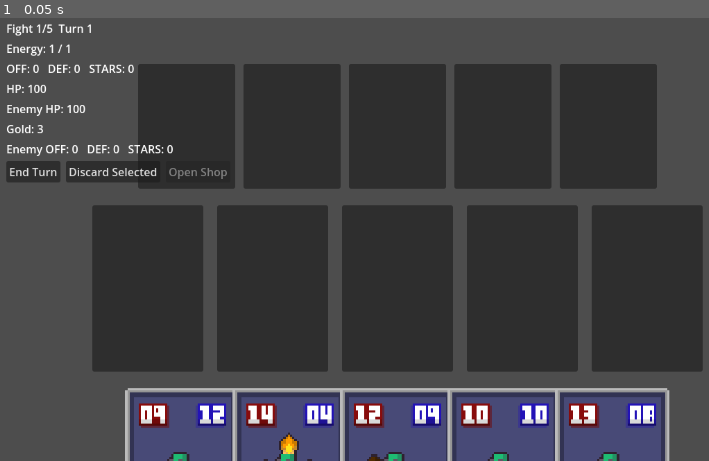
Above: before the commit, frame 1.
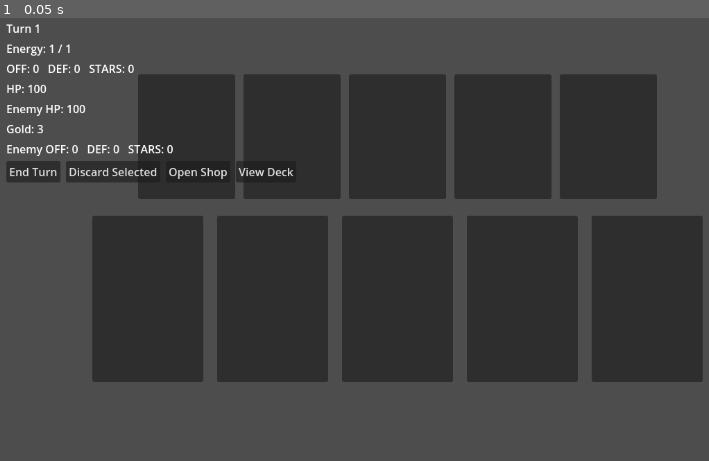
Above: after the commit, the same moment.

Repository: pewdsdamew-tech/goblin-card-game1
Game: Godot game, scene res://scenes/Game.tscn
The game is run twice, just before and just after one commit, with the same random seed, the same clock (stepped at 60 frames per second) and the same inputs.
Inputs:
- Up to frame 1 (0.05 s): no input

The runs differ from the first frame. In frame 1, 19% of the frame differs, in the area x 0-100%, y 1-100%.
Error after the commit: Parse Error: Identifier "_on_deck_toggle_pressed" not declared in the current scope. (res://scripts/Game.gd:144)

Commit message:
Add deck viewer button and shared rarity draws

Diff:
--- a/scenes/Game.tscn
+++ b/scenes/Game.tscn
@@ -70,6 +70,10 @@
 [node name="ShopToggleButton" type="Button" parent="Stats/VBoxContainer/Buttons"]
 layout_mode = 2
 text = "Open Shop"
+
+[node name="DeckButton" type="Button" parent="Stats/VBoxContainer/Buttons"]
+layout_mode = 2
+text = "View Deck"
 
 [node name="VBoxContainer" type="VBoxContainer" parent="."]
 layout_mode = 0
@@ -348,3 +352,38 @@
 layout_mode = 2
 text = "Skip"
 size_flags_horizontal = 4
+
+[node name="DeckOverlay" type="PanelContainer" parent="."]
+visible = false
+layout_mode = 0
+offset_left = 16.0
+offset_top = 420.0
+offset_right = 316.0
+offset_bottom = 760.0
+mouse_filter = 1
+z_index = 95
+
+[node name="DeckVBox" type="VBoxContainer" parent="DeckOverlay"]
+layout_mode = 2
+theme_override_constants/separation = 6
+mouse_filter = 1
+
+[node name="DeckTitle" type="Label" parent="DeckOverlay/DeckVBox"]
+layout_mode = 2
+text = "Draw Pile"
+
+[node name="DeckCountLabel" type="Label" parent="DeckOverlay/DeckVBox"]
+layout_mode = 2
+text = "Cards: 0"
+
+[node name="DeckScroll" type="ScrollContainer" parent="DeckOverlay/DeckVBox"]
+layout_mode = 2
+size_flags_vertical = 3
+mouse_filter = 1
+
+[node name="DeckList" type="VBoxContainer" parent="DeckOverlay/DeckVBox/DeckScroll"]
+layout_mode = 2
+size_flags_horizontal = 3
+size_flags_vertical = 3
+theme_override_constants/separation = 4
+mouse_filter = 1
--- a/scripts/Game.gd
+++ b/scripts/Game.gd
@@ -24,6 +24,10 @@
 @onready var shop_deck_count_label: Label = $ShopOverlay/Panel/VBoxContainer/DeckPanel/DeckCountLabel
 @onready var shop_deck_list: VBoxContainer = $ShopOverlay/Panel/VBoxContainer/DeckPanel/DeckScroll/DeckList
 @onready var shop_sell_button: Button = $ShopOverlay/Panel/VBoxContainer/ShopButtons/SellButton
+@onready var deck_button: Button = $Stats/VBoxContainer/Buttons/DeckButton
+@onready var deck_overlay: PanelContainer = $DeckOverlay
+@onready var deck_count_label: Label = $DeckOverlay/DeckVBox/DeckCountLabel
+@onready var deck_list: VBoxContainer = $DeckOverlay/DeckVBox/DeckScroll/DeckList
 
 var card_scene: PackedScene = preload("res://scenes/Card.tscn")
 var selected_card: Node = null
@@ -50,7 +54,8 @@
 var player_draw_pile: Array[Dictionary] = []
 var player_discard: Array[Dictionary] = []
 var next_card_id: int = 1
-var starting_deck_size: int = 12
+var starting_deck_size: int = 15
+var enemy_deck_size: int = 18
 var enemy_card_pool: Array[Dictionary] = []
 var enemy_deck: Array[Dictionary] = []
 var enemy_hand: Array[Dictionary] = []
@@ -135,6 +140,8 @@
 		shop_reroll_button.pressed.connect(_on_shop_reroll_pressed)
 	if is_instance_valid(shop_sell_button):
 		shop_sell_button.pressed.connect(_on_sell_from_shop_pressed)
+	if is_instance_valid(deck_button):
+		deck_button.pressed.connect(_on_deck_toggle_pressed)
 
 func _on_slot_gui_input(slot: Control, event: InputEvent) -> void:
 	if event is InputEventMouseButton and event.button_index == MOUSE_BUTTON_LEFT and event.pressed:
@@ -668,11 +675,13 @@
 
 
 func _refresh_deck_overlay() -> void:
+	if deck_count_label:
+		deck_count_label.text = "Cards: %d" % player_draw_pile.size()
 	if shop_deck_count_label:
 		shop_deck_count_label.text = "Cards: %d" % player_draw_pile.size()
-	if not shop_deck_list:
-		return
-	for child in shop_deck_list.get_children():
+	if not deck_list:
+		return
+	for child in deck_list.get_children():
 		child.queue_free()
 	for card_data in player_draw_pile:
 		if not (card_data is Dictionary):
@@ -683,7 +692,20 @@
 		var hp := int(card_data.get("hp_max", card_data.get("def", 0)))
 		var entry := Label.new()
 		entry.text = "⭐%d  %s  ATK %d / HP %d" % [stars, card_name, atk, hp]
-		shop_deck_list.add_child(entry)
+		deck_list.add_child(entry)
+	if shop_deck_list:
+		for child in shop_deck_list.get_children():
+			child.queue_free()
+		for card_data in player_draw_pile:
+			if not (card_data is Dictionary):
+				continue
+			var card_name2 := str(card_data.get("name", "Card"))
+			var stars2 := int(card_data.get("stars", 1))
+			var atk2 := int(card_data.get("atk", card_data.get("off", 0)))
+			var hp2 := int(card_data.get("hp_max", card_data.get("def", 0)))
+			var entry2 := Label.new()
+			entry2.text = "⭐%d  %s  ATK %d / HP %d" % [stars2, card_name2, atk2, hp2]
+			shop_deck_list.add_child(entry2)
 
 
 func _with_combat_stats(data: Dictionary) -> Dictionary:
@@ -707,6 +729,19 @@
 	for child in shop_offer_container.get_children():
 		child.queue_free()
 	shop_offer_container.queue_redraw()
+
+
+func _get_weighted_card_data() -> Dictionary:
+	var card_data: Dictionary
+	if card_db and card_db.has_method("get_random_card_weighted"):
+		card_data = card_db.get_random_card_weighted()
+	elif card_db:
+		card_data = card_db.get_random_card()
+	else:
+		card_data = {}
+	if card_data is Dictionary:
+		return _with_combat_stats(card_data)
+	return {}
 
 
 func _is_in_shop_offer(card: Node) -> bool:
@@ -778,11 +813,7 @@
 	if shop_offer_container.get_child_count() > 0 and shop_locked:
 		return
 	for i in range(3):
-		var card_data: Dictionary
-		if card_db.has_method("get_random_card_weighted"):
-			card_data = _with_combat_stats(card_db.get_random_card_weighted())
-		else:
-			card_data = _with_combat_stats(card_db.get_random_card())
+		var card_data: Dictionary = _get_weighted_card_data()
 		if card_data.is_empty():
 			continue
 
@@ -1115,25 +1146,15 @@
 
 func _build_enemy_deck() -> void:
 	enemy_card_pool.clear()
-	if card_db and card_db.has_method("get_all_cards"):
-		var all_cards: Array = card_db.get_all_cards()
-		for c in all_cards:
-			if c is Dictionary:
-				enemy_card_pool.append(_with_combat_stats(c))
-
-	if enemy_card_pool.is_empty() and card_db:
-		for i in range(15):
-			var fallback: Dictionary = card_db.get_random_card_weighted() if card_db.has_method("get_random_card_weighted") else card_db.get_random_card()
-			if fallback is Dictionary and not fallback.is_empty():
-				enemy_card_pool.append(_with_combat_stats(fallback))
-
 	enemy_deck.clear()
 	enemy_hand.clear()
-	if enemy_card_pool.is_empty():
-		return
-	for i in range(2):
-		for c in enemy_card_pool:
-			enemy_deck.append(_with_combat_stats(c))
+	if card_db == null:
+		return
+	while enemy_deck.size() < enemy_deck_size:
+		var card_data := _get_weighted_card_data()
+		if card_data.is_empty():
+			break
+		enemy_deck.append(card_data.duplicate(true))
 	enemy_deck.shuffle()
 
 
